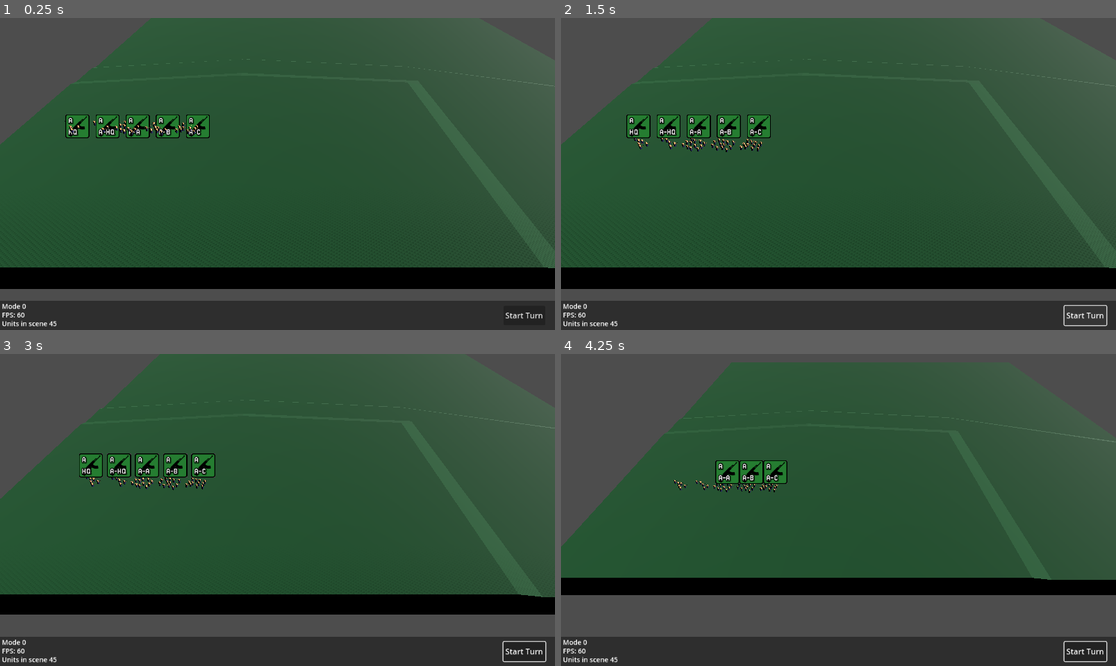
Above: before the commit, frames 1-4 (two rows, left to right).
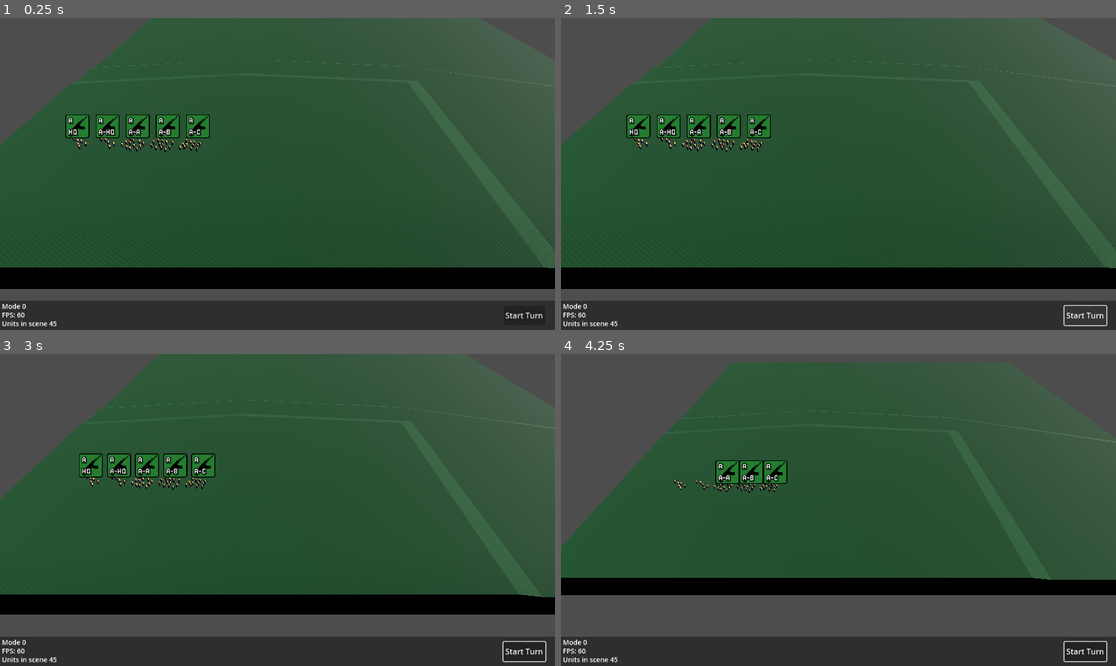
Above: after the commit, the same moments.

Repository: pxtimes3/notsoasl
Game: Godot game, scene res://scenes/main.tscn
Same seed, same stepped clock (60 frames per second), same inputs: the game is played once before the commit and once after it.
Inputs (mouse positions are in pixels of both pictures, inside the frame that each line leads up to):
- Up to frame 1 (0.25 s): no input
- Up to frame 2 (1.5 s): click "Start Turn" at 0.5 s; click "Start Turn" at 1.25 s
- Up to frame 3 (3 s): click "Start Turn" at 2 s; tap Enter at 2.75 s; move the mouse to (399, 494) at 2.77 s; hold S (camera_move_backward) from 2.78 s (still down); click (399, 494) at 2.92 s
- Up to frame 4 (4.25 s): release S (camera_move_backward) at 3.5 s; drag from (727, 525) to (810, 572) at 3.52 s

The runs differ from the first frame. In frame 1, 0.5% of the frame differs, in the area x 11-37%, y 32-43%; in frame 2, less than 0.1%; in frame 3, less than 0.1%; in frame 4, less than 0.1%.

Commit message:
Emits signal when on floor for position-calculation

Diff:
--- a/scripts/3d/unit/soldier/unit_soldier.gd
+++ b/scripts/3d/unit/soldier/unit_soldier.gd
@@ -1,6 +1,6 @@
 extends CharacterBody3D
 
-@export var fall_acceleration = 75
+@export var fall_acceleration = 75000
 
 signal openOrdersMenu(location)
 
@@ -25,7 +25,8 @@
 	var direction = Vector3.ZERO
 	if not is_on_floor(): # If in the air, fall towards the floor. Literally gravity
 		target_velocity.y = target_velocity.y - (fall_acceleration * delta)
-
+	else:
+		PubSub.onFloor.emit(self, CONNECT_ONE_SHOT)
 	# Moving the Character
 	velocity = target_velocity
 	move_and_slide()
